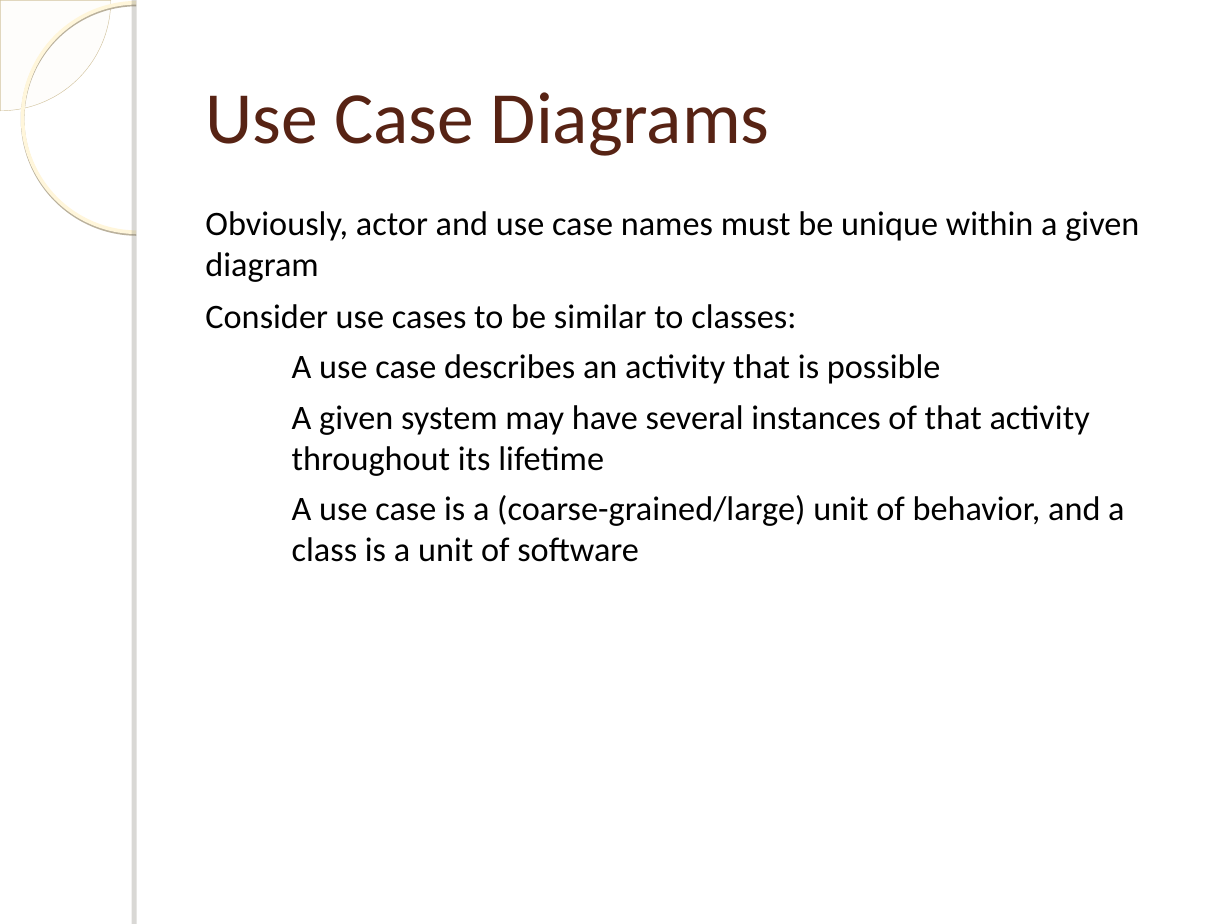
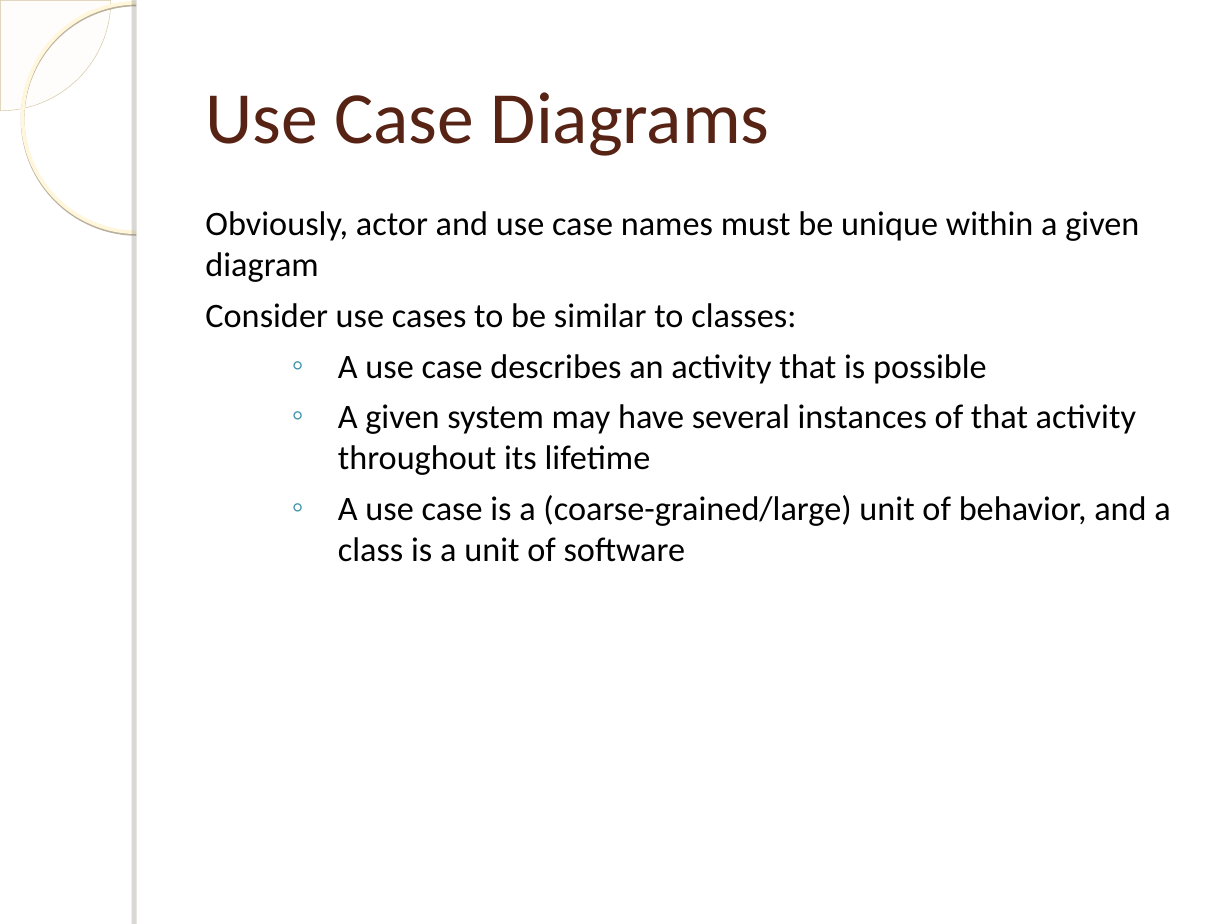
Before and after one commit to bugChanger/E-receipit_for_CSE404, a slide deck: slide 22 of MVC & use_case.ppt. Drawn at 1232x924 pixels with LibreOffice and Linux fonts; fonts in the diff are those of the drawing; background and template pictures are left out. Boxes give left, top, right and bottom in pixels: in the first picture for what was removed or moved away, otherwise in the second. Text is boxed around its words. In the diff, an @@ line names an element or a change of style, - is before the commit and + after.

Commit message:
mvc & use case updated by alvee

```diff
--- a/MVC & use_case.ppt
+++ b/MVC & use_case.ppt
@@ text at <box>338,354,1170,562</box>: bullet none to ◦ @@
```
Also in this commit, not shown: 18 other slides changed, 4 slides added, 4 slides removed, 2 other files.
